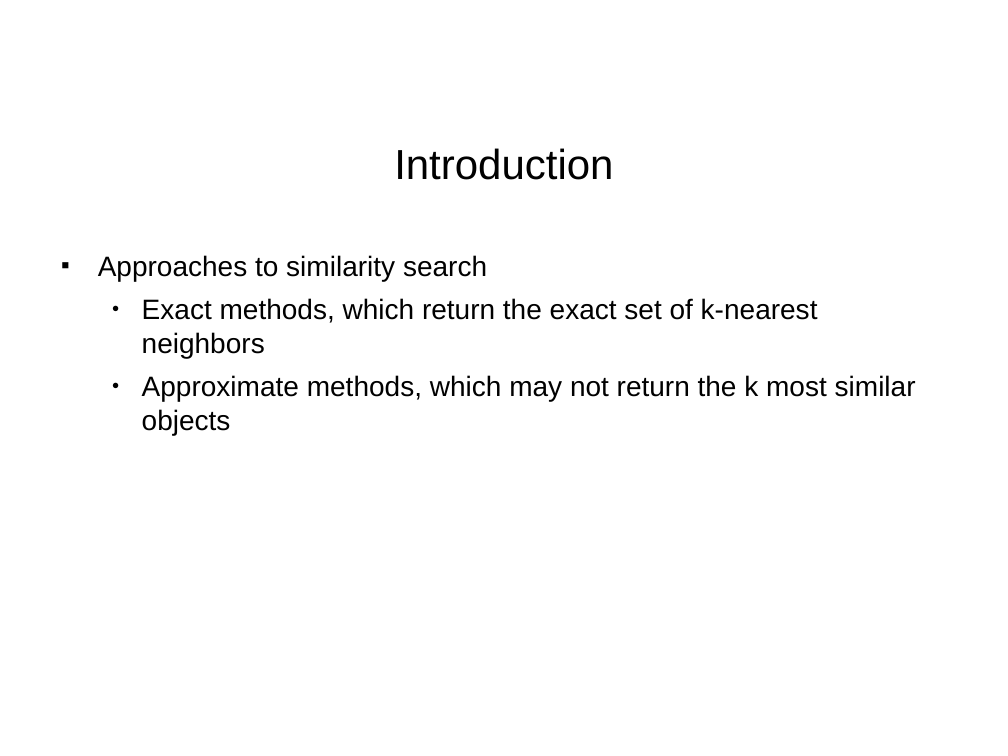
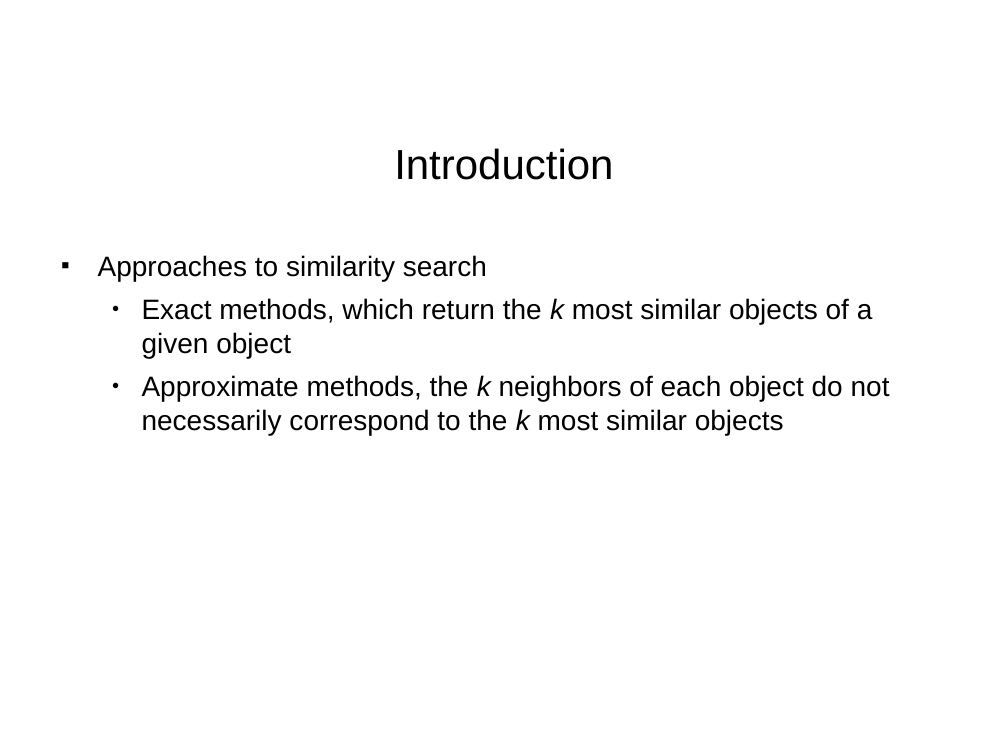
Before and after one commit to paulohq/apresentacao-L2KNNG, a slide deck: slide 5 of apresentacao-L2KNNG.ppt. Drawn at 1008x756 pixels with LibreOffice and Linux fonts; fonts in the diff are those of the drawing; background and template pictures are left out. Boxes give left, top, right and bottom in pixels: in the first picture for what was removed or moved away, otherwise in the second. Text is boxed around its words. In the diff, an @@ line names an element or a change of style, - is before the commit and + after.

Commit message:
Separação das páginas dos métodos L2Knng e approximate.

```diff
--- a/apresentacao-L2KNNG.ppt
+++ b/apresentacao-L2KNNG.ppt
@@ text at (x1=142, y1=298, x2=890, y2=435): text changed @@
-  ● Exact methods, which return the exact set of k-nearest neighbors
-  ● Approximate methods, which may not return the k most similar objects
+  ● Exact methods, which return the k most similar objects of a given object
+  ● Approximate methods, the k neighbors of each object do not necessarily correspond to the k most similar objects
```
Also in this commit, not shown: 13 other slides changed, 1 slide added.
